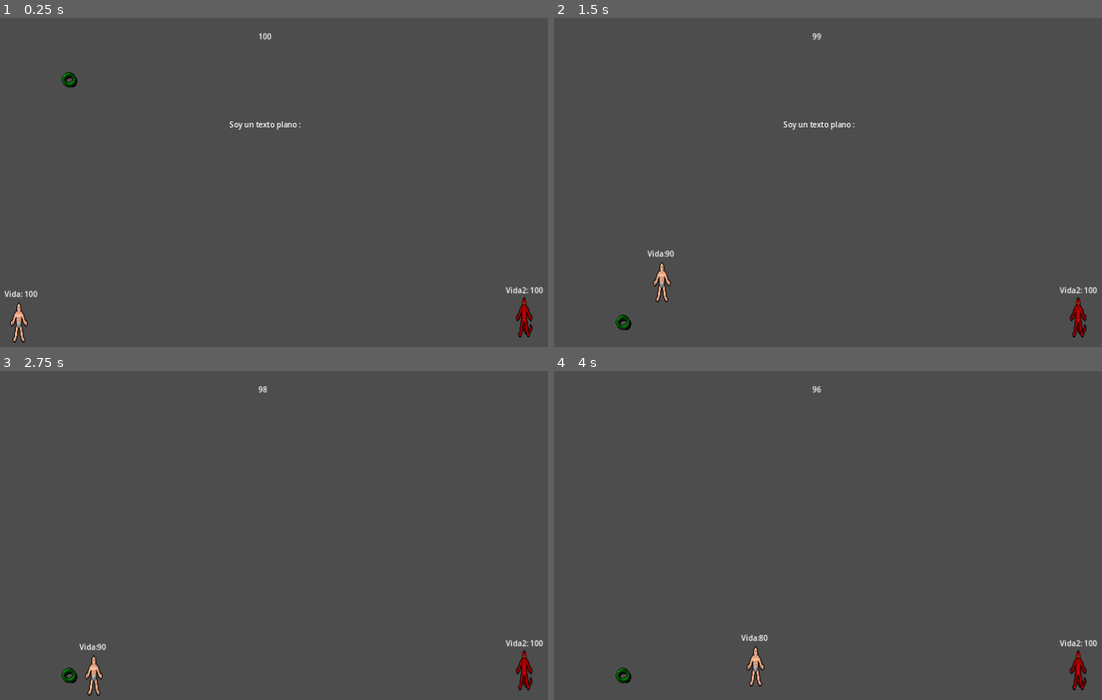
Above: before the commit, frames 1-4 (two rows, left to right).
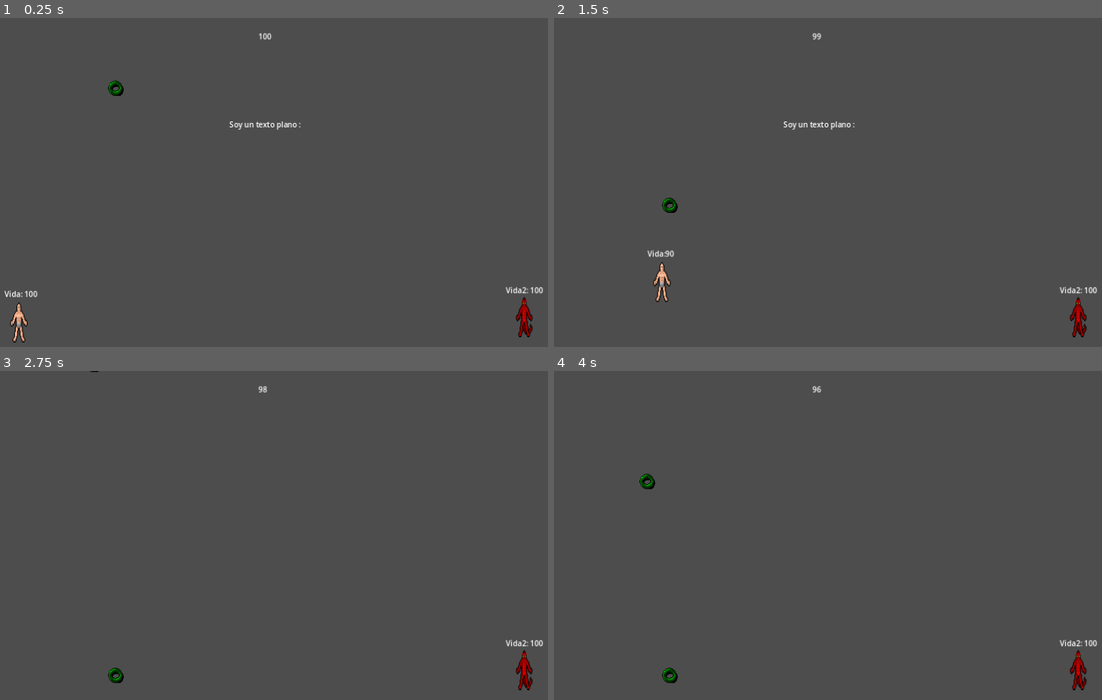
Above: after the commit, the same moments.

Repository: Ferbinand/intento_wo_1
Game: Godot game, scene res://scene/main.tscn
Two runs of this game, one before a commit and one after it. Both use one fixed random seed, a clock stepped at 60 frames per second and the inputs below. The project has no main scene, so this scene is started directly.
Inputs:
- Up to frame 1 (0.25 s): no input
- Up to frame 2 (1.5 s): tap Enter at 0.5 s; hold D (mover_derecha) from 0.53 s (still down); tap E at 0.6, 1.35 s; tap W (saltar) at 0.77 s
- Up to frame 3 (2.75 s): tap W (saltar) at 1.52 s; release D (mover_derecha) at 2.03 s; hold A (mover_izquierda) from 2.03 s (still down); tap E at 2.1 s
- Up to frame 4 (4 s): release A (mover_izquierda) at 2.78 s; hold D (mover_derecha) from 2.78 s (still down); tap E at 2.85, 3.6 s; tap W (saltar) at 3.02, 3.77 s

The runs differ from the first frame. In frame 1, 0.2% of the frame differs, in the area x 11-23%, y 16-24%; in frame 2, 0.2%; in frame 3, 0.5%; in frame 4, 0.5%, in the area x 11-39%, y 31-96%.

Commit message:
random drops item

Diff:
--- a/scene/main.tscn
+++ b/scene/main.tscn
@@ -22,6 +22,12 @@
 
 [sub_resource type="CircleShape2D" id="CircleShape2D_4yr52"]
 radius = 16.2788
+
+[sub_resource type="Curve2D" id="Curve2D_c76dk"]
+_data = {
+"points": PackedVector2Array(0, 0, 0, 0, -248, -164, 0, 0, 0, 0, 912, -164, 0, 0, 0, 0, 784, -132, 0, 0, 0, 0, 304, -132, 0, 0, 0, 0, -176, -132, 0, 0, 0, 0, -248, -164)
+}
+point_count = 6
 
 [sub_resource type="Theme" id="Theme_pr5kf"]
 
@@ -92,7 +98,7 @@
 text = "Vida2: 100"
 
 [node name="ItemRecolectable" type="Area2D" parent="."]
-position = Vector2(205, 105)
+position = Vector2(304, 100)
 script = ExtResource("5_roxaf")
 
 [node name="Sprite2D" type="Sprite2D" parent="ItemRecolectable"]
@@ -102,6 +108,12 @@
 
 [node name="CollisionShape2D" type="CollisionShape2D" parent="ItemRecolectable"]
 shape = SubResource("CircleShape2D_4yr52")
+
+[node name="ItemFallPath" type="Path2D" parent="ItemRecolectable"]
+curve = SubResource("Curve2D_c76dk")
+
+[node name="PathFollow2D" type="PathFollow2D" parent="ItemRecolectable/ItemFallPath"]
+position = Vector2(-248, -164)
 
 [node name="PartidaTimer" type="Timer" parent="."]
 
@@ -146,5 +158,7 @@
 
 [node name="ImgItem" type="Sprite2D" parent="UI/Inventario"]
 
+[node name="Timer" type="Timer" parent="."]
+
 [connection signal="body_entered" from="ItemRecolectable" to="Player1/CharacterBody2D" method="_on_item_recolectable_body_entered"]
 [connection signal="timeout" from="PartidaTimer" to="." method="_on_partida_timer_timeout"]
--- a/scripts/item_recolectable.gd
+++ b/scripts/item_recolectable.gd
@@ -1,16 +1,13 @@
 extends Area2D
 
-@export var gravity_force := 800  # Fuerza de la gravedad
-@export var velocity := Vector2.ZERO  # Velocidad inicial del ítem
+@export var fall_speed := 200  # Velocidad de caída
+var ground_y := 650  # Coordenada Y del suelo (ajusta según tu terreno)
 
-func _ready():
-	pass
+func _physics_process(delta: float) -> void:
+	# Mover hacia abajo
+	position.y += fall_speed * delta
 
-func _physics_process(delta):
-	# Aplicar gravedad
-	velocity.y += gravity_force * delta
-	position += velocity * delta  # Mueve el ítem según la velocidad
-	# Detener el movimiento al alcanzar un límite, si es necesario
-	if position.y >= 650:  # Supón que 500 es el suelo
-		velocity = Vector2.ZERO
-		position.y = 650
+	# Detener el movimiento al alcanzar el suelo
+	if position.y >= ground_y:
+		position.y = ground_y
+		fall_speed = 0  # Detener la caída
--- a/scripts/main.gd
+++ b/scripts/main.gd
@@ -3,6 +3,10 @@
 var tiempo_partida = 100
 var item_label = Label
 var item_img = Sprite2D
+
+var spawn_interval := 20.0  # Tiempo entre la aparición de ítems
+var spawn_height := -50  # Altura desde donde caen los ítems
+var terrain_width := 800  # Ancho del terreno para calcular posiciones aleatorias
 
 
 
@@ -19,13 +23,26 @@
 			$UI/Inventario.visible = false
 			print("Se cerró el inventario")
 
-
-
 func actualizar_txt_timer():
 	$UI/LabelPartidaTimer.text = str(tiempo_partida)
+	spawn_item()
 
 func _iniciar_partida():
 	$PartidaTimer.start()
+	# Llamar la primera vez y repetir cada `spawn_interval` segundos
+	# spawn_item()
+
+func spawn_item() -> void:
+	# Crear un nuevo ítem desde la escena
+	var item_recolectable = $ItemRecolectable.duplicate() # Item duplicado
+
+
+	var spawn_location = $ItemRecolectable/ItemFallPath/PathFollow2D
+	spawn_location.progress_ratio = randf()
+	# Posicionar el ítem
+	item_recolectable.position = spawn_location.position
+	# Añadir el ítem como hijo de `Main`
+	add_child(item_recolectable)
 
 func _on_partida_timer_timeout() -> void:
 	tiempo_partida -= 1
--- a/scripts/personaje.gd
+++ b/scripts/personaje.gd
@@ -44,4 +44,4 @@
 
 func _on_item_recolectable_body_entered(body: Node2D) -> void:
 	print("Objeto recolectado")
-	pass # Replace with function body.
+	body.queue_free()
Not shown: 1 places in scene/main.tscn that only renumber resources
